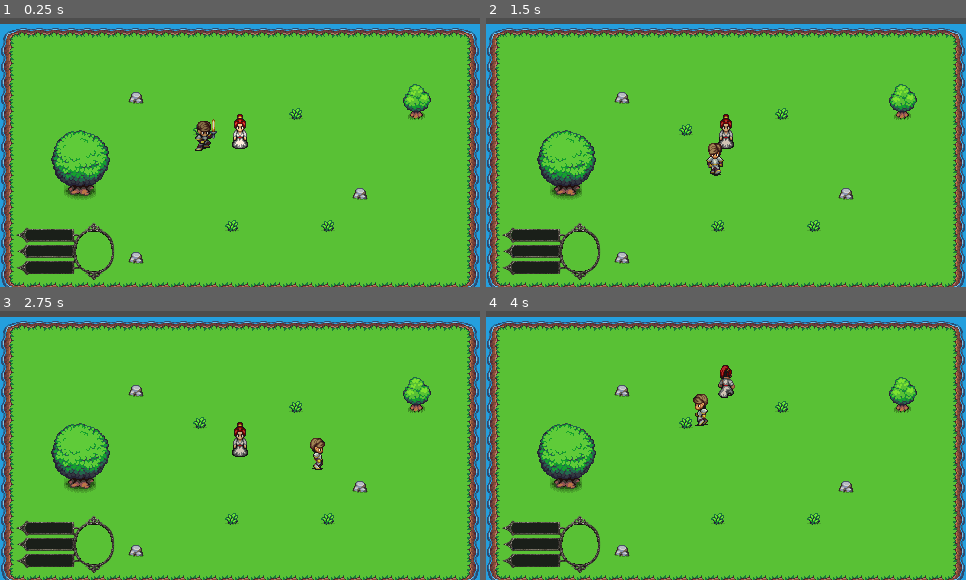
Above: before the commit, frames 1-4 (two rows, left to right).
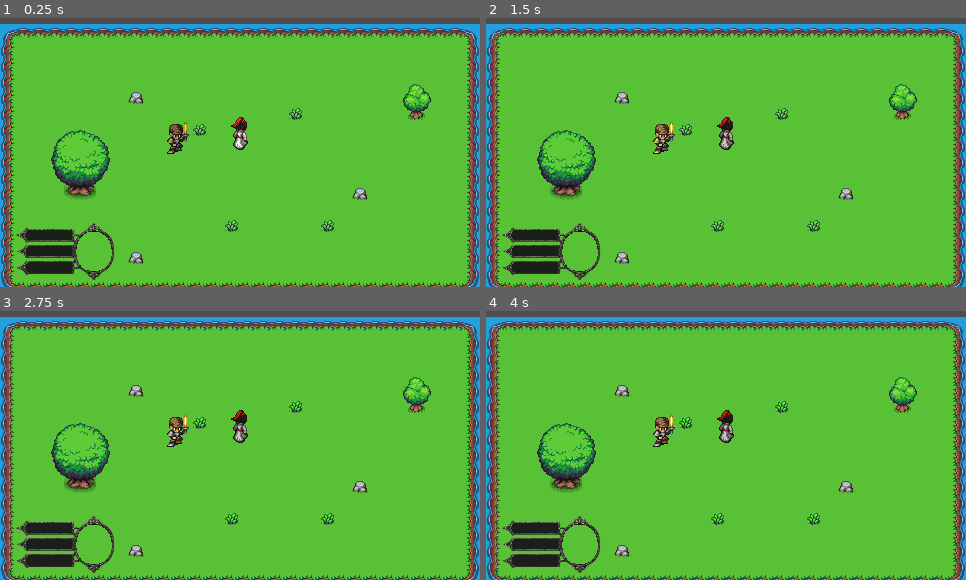
Above: after the commit, the same moments.

Repository: kaspuh-prog/Dradyn
Game: Godot game, scene res://scenes/Main.tscn
Two runs of this game, one before a commit and one after it. Both use one fixed random seed, a clock stepped at 60 frames per second and the inputs below.
Inputs:
- Up to frame 1 (0.25 s): no input
- Up to frame 2 (1.5 s): hold D (ui_right) 0.53-1.28 s; hold ` (party_next) 0.53-1.28 s; tap Shift (sprint) at 0.8, 1.35 s; tap Enter at 1.25 s; hold S (ui_down) from 1.28 s (still down)
- Up to frame 3 (2.75 s): tap ` (party_next) at 1.55 s; release S (ui_down) at 2.03 s; hold D (ui_right) from 2.03 s (still down); hold ` (party_next) from 2.03 s (still down); tap Shift (sprint) at 2.3 s
- Up to frame 4 (4 s): release D (ui_right) at 2.78 s; release ` (party_next) at 2.78 s; hold W (ui_up) 2.78-3.53 s; tap Shift (sprint) at 2.85, 3.8 s; tap ` (party_next) at 3.05 s; hold A (ui_left) from 3.53 s (still down); hold ` (party_next) from 3.53 s (still down)

The runs differ from the first frame. In frame 1, 0.9% of the frame differs, in the area x 34-52%, y 35-51%; in frame 2, 0.9%; in frame 3, 1.0%; in frame 4, 1.2%, in the area x 34-52%, y 20-51%.

Commit message:
Update .03

Diff:
--- a/scenes/player.gd
+++ b/scenes/player.gd
@@ -14,127 +14,128 @@
 var sprinting: bool = false
 var _step_cd: float = 0.0
 var _last_dir: Vector2 = Vector2(0, 1)  # remember last movement to pick idle (default: down)
+var controlled: bool = false
 
 @onready var anim: AnimatedSprite2D = $AnimatedSprite2D
 
 func _enter_tree() -> void:
-	# Visual: controlled = normal; follower = slightly dim
-	if has_node("/root/Party"):
-		var p: PartyManager = get_node("/root/Party") as PartyManager
-		if not p.controlled_changed.is_connected(_on_controlled_changed):
-			p.controlled_changed.connect(_on_controlled_changed)
-		_on_controlled_changed(p.get_controlled())
-	else:
-		_on_controlled_changed(self)
+    # Visual: controlled = normal; follower = slightly dim
+    if has_node("/root/Party"):
+        var p: PartyManager = get_node("/root/Party") as PartyManager
+        if not p.controlled_changed.is_connected(_on_controlled_changed):
+            p.controlled_changed.connect(_on_controlled_changed)
+        _on_controlled_changed(p.get_controlled())
+    else:
+        _on_controlled_changed(self)
 
 func _ready() -> void:
-	if has_node("/root/Party"):
-		var p: PartyManager = get_node("/root/Party") as PartyManager
-		p.add_member(self, make_controlled_on_start)
+    if has_node("/root/Party"):
+        var p: PartyManager = get_node("/root/Party") as PartyManager
+        p.add_member(self, make_controlled_on_start)
 
 func _unhandled_input(event: InputEvent) -> void:
-	# You mapped this to QuoteLeft
-	if event.is_action_pressed("party_next"):
-		if has_node("/root/Party"):
-			var p: PartyManager = get_node("/root/Party") as PartyManager
-			p.next()
-			get_viewport().set_input_as_handled()
+    # You mapped this to QuoteLeft
+    if event.is_action_pressed("party_next"):
+        if has_node("/root/Party"):
+            var p: PartyManager = get_node("/root/Party") as PartyManager
+            p.next()
+            get_viewport().set_input_as_handled()
 
 func _is_controlled() -> bool:
-	if not has_node("/root/Party"):
-		return true
-	var p: PartyManager = get_node("/root/Party") as PartyManager
-	return p.get_controlled() == self
+    if not has_node("/root/Party"):
+        return true
+    var p: PartyManager = get_node("/root/Party") as PartyManager
+    return p.get_controlled() == self
 
 func _get_target_speed() -> float:
-	var speed: float = base_speed
-	var sprint_down: bool = InputMap.has_action("sprint") and Input.is_action_pressed("sprint")
-	if can_sprint and sprint_down:
-		speed *= sprint_mult
-		sprinting = true
-	else:
-		sprinting = false
-	return speed
+    var speed: float = base_speed
+    var sprint_down: bool = InputMap.has_action("sprint") and Input.is_action_pressed("sprint")
+    if can_sprint and sprint_down:
+        speed *= sprint_mult
+        sprinting = true
+    else:
+        sprinting = false
+    return speed
 
 func _physics_process(delta: float) -> void:
-	# Followers do NOT run player movement (prevents double-driving)
-	if has_node("/root/Party") and not _is_controlled():
-		return
+    # Followers do NOT run player movement (prevents double-driving)
+    if not controlled:
+        return
 
 
 
-	var input_vec: Vector2 = Vector2(
-		Input.get_action_strength("ui_right") - Input.get_action_strength("ui_left"),
-		Input.get_action_strength("ui_down") - Input.get_action_strength("ui_up")
-	).normalized()
+    var input_vec: Vector2 = Vector2(
+        Input.get_action_strength("ui_right") - Input.get_action_strength("ui_left"),
+        Input.get_action_strength("ui_down") - Input.get_action_strength("ui_up")
+    ).normalized()
 
-	var target_speed: float = _get_target_speed()
-	var target_velocity: Vector2 = input_vec * target_speed
+    var target_speed: float = _get_target_speed()
+    var target_velocity: Vector2 = input_vec * target_speed
 
-	# Smooth accel/decel
-	var speeding_up: bool = target_velocity.length() > velocity.length()
-	var rate: float = (ACCEL if speeding_up else FRICTION) * delta
-	velocity = velocity.move_toward(target_velocity, rate)
+    # Smooth accel/decel
+    var speeding_up: bool = target_velocity.length() > velocity.length()
+    var rate: float = (ACCEL if speeding_up else FRICTION) * delta
+    velocity = velocity.move_toward(target_velocity, rate)
 
-	move_and_slide()
-	_update_anim()
+    move_and_slide()
+    _update_anim()
 
 func _update_anim() -> void:
-	if anim == null:
-		return
+    if anim == null:
+        return
 
-	# Moving?
-	if velocity.length() > 2.0:
-		_last_dir = velocity
-		if abs(velocity.x) > abs(velocity.y):
-			# SIDE — use one clip, flip for L/R
-			if anim.sprite_frames.has_animation("walk_side"):
-				anim.play("walk_side")
-				if side_faces_right:
-					anim.flip_h = velocity.x < 0.0
-				else:
-					anim.flip_h = velocity.x > 0.0
-			else:
-				# Fallback (if walk_side missing)
-				if velocity.x > 0.0 and anim.sprite_frames.has_animation("walk_right"):
-					anim.play("walk_right")
-					anim.flip_h = false
-				elif anim.sprite_frames.has_animation("walk_left"):
-					anim.play("walk_left")
-					anim.flip_h = false
-		else:
-			# UP/DOWN
-			if velocity.y > 0.0 and anim.sprite_frames.has_animation("walk_down"):
-				anim.play("walk_down")
-				anim.flip_h = false
-			elif anim.sprite_frames.has_animation("walk_up"):
-				anim.play("walk_up")
-				anim.flip_h = false
-	else:
-		# IDLE — choose by last direction and flip side as needed
-		if abs(_last_dir.x) > abs(_last_dir.y):
-			if anim.sprite_frames.has_animation("idle_side"):
-				anim.play("idle_side")
-				if side_faces_right:
-					anim.flip_h = _last_dir.x < 0.0
-				else:
-					anim.flip_h = _last_dir.x > 0.0
-			else:
-				# Fallback if idle_side doesn't exist
-				if _last_dir.x > 0.0 and anim.sprite_frames.has_animation("idle_right"):
-					anim.play("idle_right")
-					anim.flip_h = false
-				elif anim.sprite_frames.has_animation("idle_left"):
-					anim.play("idle_left")
-					anim.flip_h = false
-		else:
-			if _last_dir.y > 0.0 and anim.sprite_frames.has_animation("idle_down"):
-				anim.play("idle_down")
-				anim.flip_h = false
-			elif anim.sprite_frames.has_animation("idle_up"):
-				anim.play("idle_up")
-				anim.flip_h = false
+    # Moving?
+    if velocity.length() > 2.0:
+        _last_dir = velocity
+        if abs(velocity.x) > abs(velocity.y):
+            # SIDE — use one clip, flip for L/R
+            if anim.sprite_frames.has_animation("walk_side"):
+                anim.play("walk_side")
+                if side_faces_right:
+                    anim.flip_h = velocity.x < 0.0
+                else:
+                    anim.flip_h = velocity.x > 0.0
+            else:
+                # Fallback (if walk_side missing)
+                if velocity.x > 0.0 and anim.sprite_frames.has_animation("walk_right"):
+                    anim.play("walk_right")
+                    anim.flip_h = false
+                elif anim.sprite_frames.has_animation("walk_left"):
+                    anim.play("walk_left")
+                    anim.flip_h = false
+        else:
+            # UP/DOWN
+            if velocity.y > 0.0 and anim.sprite_frames.has_animation("walk_down"):
+                anim.play("walk_down")
+                anim.flip_h = false
+            elif anim.sprite_frames.has_animation("walk_up"):
+                anim.play("walk_up")
+                anim.flip_h = false
+    else:
+        # IDLE — choose by last direction and flip side as needed
+        if abs(_last_dir.x) > abs(_last_dir.y):
+            if anim.sprite_frames.has_animation("idle_side"):
+                anim.play("idle_side")
+                if side_faces_right:
+                    anim.flip_h = _last_dir.x < 0.0
+                else:
+                    anim.flip_h = _last_dir.x > 0.0
+            else:
+                # Fallback if idle_side doesn't exist
+                if _last_dir.x > 0.0 and anim.sprite_frames.has_animation("idle_right"):
+                    anim.play("idle_right")
+                    anim.flip_h = false
+                elif anim.sprite_frames.has_animation("idle_left"):
+                    anim.play("idle_left")
+                    anim.flip_h = false
+        else:
+            if _last_dir.y > 0.0 and anim.sprite_frames.has_animation("idle_down"):
+                anim.play("idle_down")
+                anim.flip_h = false
+            elif anim.sprite_frames.has_animation("idle_up"):
+                anim.play("idle_up")
+                anim.flip_h = false
 
 func _on_controlled_changed(current: Node) -> void:
-	# Tint to make control obvious when testing
-	modulate = Color(1, 1, 1, 1) if current == self else Color(0.82, 0.82, 0.82, 1)
+    # Tint to make control obvious when testing
+    modulate = Color(1, 1, 1, 1) if current == self else Color(0.82, 0.82, 0.82, 1)
--- a/scripts/player.gd
+++ b/scripts/player.gd
@@ -15,43 +15,43 @@
 var _sprinting: bool = false
 
 func _ready() -> void:
-    # hook footsteps if you want per-step stamina cost
-    if is_instance_valid(sprite):
-        sprite.connect("frame_changed", Callable(self, "_on_sprite_frame_changed"))
+	# hook footsteps if you want per-step stamina cost
+	if is_instance_valid(sprite):
+		sprite.connect("frame_changed", Callable(self, "_on_sprite_frame_changed"))
 
 func _physics_process(delta: float) -> void:
-    # input
-    var dir := Vector2(
-        Input.get_action_strength("ui_right") - Input.get_action_strength("ui_left"),
-        Input.get_action_strength("ui_down")  - Input.get_action_strength("ui_up")
-    )
-    if dir.length_squared() > 1.0:
-        dir = dir.normalized()
+	# input
+	var dir := Vector2(
+		Input.get_action_strength("ui_right") - Input.get_action_strength("ui_left"),
+		Input.get_action_strength("ui_down")  - Input.get_action_strength("ui_up")
+	)
+	if dir.length_squared() > 1.0:
+		dir = dir.normalized()
 
-    # speed from stats (fallback if stats node missing)
-    var base_speed: float = SPEED_FALLBACK
-    if is_instance_valid(stats):
-        base_speed = stats.get_final_stat("MoveSpeed")
+	# speed from stats (fallback if stats node missing)
+	var base_speed: float = SPEED_FALLBACK
+	if is_instance_valid(stats):
+		base_speed = stats.get_final_stat("MoveSpeed")
 
-    # sprint state (needs stamina > 0)
-    _sprinting = Input.is_action_pressed("sprint") and is_instance_valid(stats) and stats.current_stamina > 0.0
+	# sprint state (needs stamina > 0)
+	_sprinting = Input.is_action_pressed("sprint") and is_instance_valid(stats) and stats.current_stamina > 0.0
 
-    var target_speed: float = base_speed * (sprint_mul if _sprinting else 1.0)
-    var desired: Vector2 = dir * target_speed
+	var target_speed: float = base_speed * (sprint_mul if _sprinting else 1.0)
+	var desired: Vector2 = dir * target_speed
 
-    # smooth accel/decel
-    velocity = velocity.lerp(desired, accel_lerp)
-    move_and_slide()
+	# smooth accel/decel
+	velocity = velocity.lerp(desired, accel_lerp)
+	move_and_slide()
 
-    # continuous stamina drain only when moving + sprinting
-    if _sprinting and dir != Vector2.ZERO and is_instance_valid(stats):
-        stats.change_stamina(-(stamina_cost_per_second * delta))
+	# continuous stamina drain only when moving + sprinting
+	if _sprinting and dir != Vector2.ZERO and is_instance_valid(stats):
+		stats.change_stamina(-(stamina_cost_per_second * delta))
 
 func _on_sprite_frame_changed() -> void:
-    # optional: small burst of drain on audible footsteps (your walk anim uses frames 0 & 3)
-    if not _sprinting or not is_instance_valid(stats):
-        return
-    if sprite.animation == "walk":
-        var f := sprite.frame
-        if (f == 0 or f == 3) and sprint_step_cost > 0.0:
-            stats.change_stamina(-sprint_step_cost)
+	# optional: small burst of drain on audible footsteps (your walk anim uses frames 0 & 3)
+	if not _sprinting or not is_instance_valid(stats):
+		return
+	if sprite.animation == "walk":
+		var f := sprite.frame
+		if (f == 0 or f == 3) and sprint_step_cost > 0.0:
+			stats.change_stamina(-sprint_step_cost)
--- a/scripts/resources/PartyManager.gd
+++ b/scripts/resources/PartyManager.gd
@@ -8,7 +8,12 @@
 var _members: Array[Node] = []
 var _controlled_idx: int = -1
 
+const ACTION_PARTY_NEXT := "party_next"
 
+func _ready() -> void:
+    # If you already set an initial _controlled_idx elsewhere, keep that.
+    # This just ensures followers have a target on first frame.
+    _refresh_followers()
 
 # --- Public API ----------------------------------------------------
 
@@ -65,8 +70,7 @@
 func next_controlled() -> void:
     if _members.is_empty():
         return
-    var next_idx := (_controlled_idx + 1) % _members.size()
-    set_controlled(next_idx)
+    set_controlled((_controlled_idx + 1) % _members.size())
 
 func _refresh_followers() -> void:
     var leader := get_controlled()
@@ -82,9 +86,9 @@
         elif m.has_node("CompanionFollow"):
             m.get_node("CompanionFollow").call("set_follow_target", leader)
 func get_controlled() -> Node:
-    if _controlled_idx < 0 or _controlled_idx >= _members.size():
-        return null
-    return _members[_controlled_idx]
+    if _controlled_idx >= 0 and _controlled_idx < _members.size():
+        return _members[_controlled_idx]
+    return null
 
 func next() -> void:
     if _members.size() <= 1:
@@ -108,6 +112,5 @@
     emit_signal("party_changed", _members.duplicate())
 
 func _unhandled_input(event: InputEvent) -> void:
-    if event.is_action_pressed("party_next"):
-        print("[PartyManager] party_next pressed")
+    if event.is_action_pressed(ACTION_PARTY_NEXT):
         next_controlled()
--- a/scripts/stats/CompanionFollow.gd
+++ b/scripts/stats/CompanionFollow.gd
@@ -33,8 +33,8 @@
     _active = (_controlled != owner)
 
 func _physics_process(delta: float) -> void:
-    if not _active or _controlled == null or _owner_body == null:
-        return
+   if not following or follow_target == null:
+    return
 
     var to_target: Vector2 = _controlled.global_position - _owner_body.global_position
     var dist: float = to_target.length()
